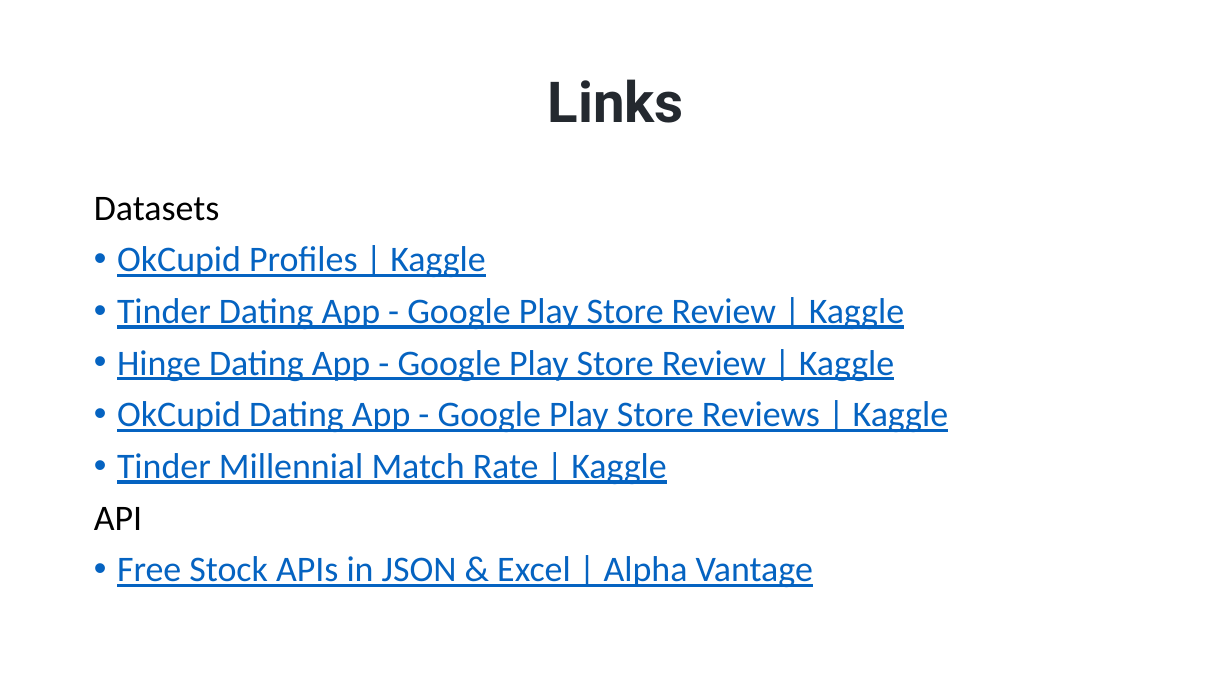
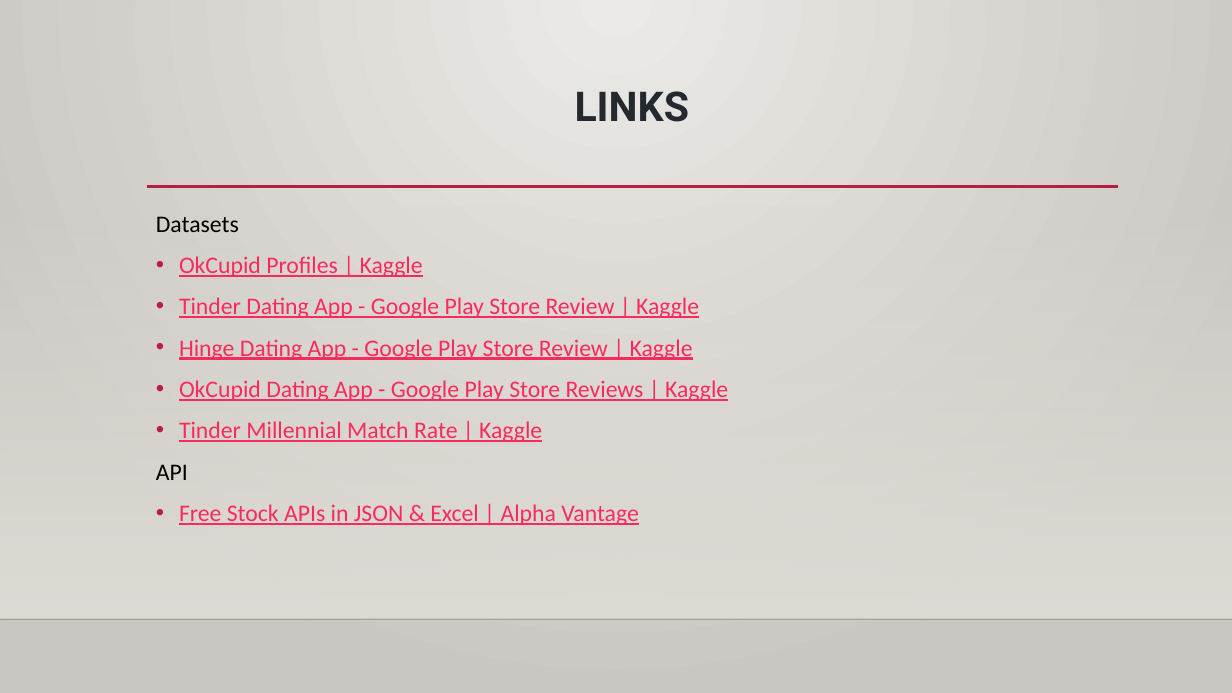
Before and after one commit to CervaRamiGomez/Exploratory_Analysis_of_Dating_Applications, a slide deck: slide 20 of Exploratory Analysis of Dating Applications.pptx. Drawn at 1232x693 pixels with LibreOffice and Linux fonts; fonts in the diff are those of the drawing; background and template pictures are left out. Boxes give left, top, right and bottom in pixels: in the first picture for what was removed or moved away, otherwise in the second. Text is boxed around its words. In the diff, an @@ line names an element or a change of style, - is before the commit and + after.

```diff
--- a/Exploratory Analysis of Dating Applications.pptx
+++ b/Exploratory Analysis of Dating Applications.pptx
@@ background #FFFFFF to gradient #ECEAE7 to #CAC7C1 @@
@@ title "LINKS" at [575,91,689,122]: vertical alignment middle to top @@
@@ title at [575,91,689,122]: text changed; size 44 to 32 pt @@
-Links
+LINKS
@@ rectangle added at [0,204,1232,619], fill gradient #DFDBD5 @@
@@ text "Datasets": place and size @@
-text "Datasets" at [94,197,948,587]
+text "Datasets" at [156,216,728,525]
@@ text "Datasets" at [156,216,728,525]: size 28 to 18.5 pt, text colour #0563C1 to #FA2B5C; line spacing 0.9 to 1 @@
@@ line added from (147, 187) to (1118, 187), #B71E42 2.5 pt @@
@@ line added from (0, 619) to (1232, 619), #000001 1 pt @@
```
Also in this commit, not shown: 14 other slides changed, 5 slides added, 5 slides removed.
